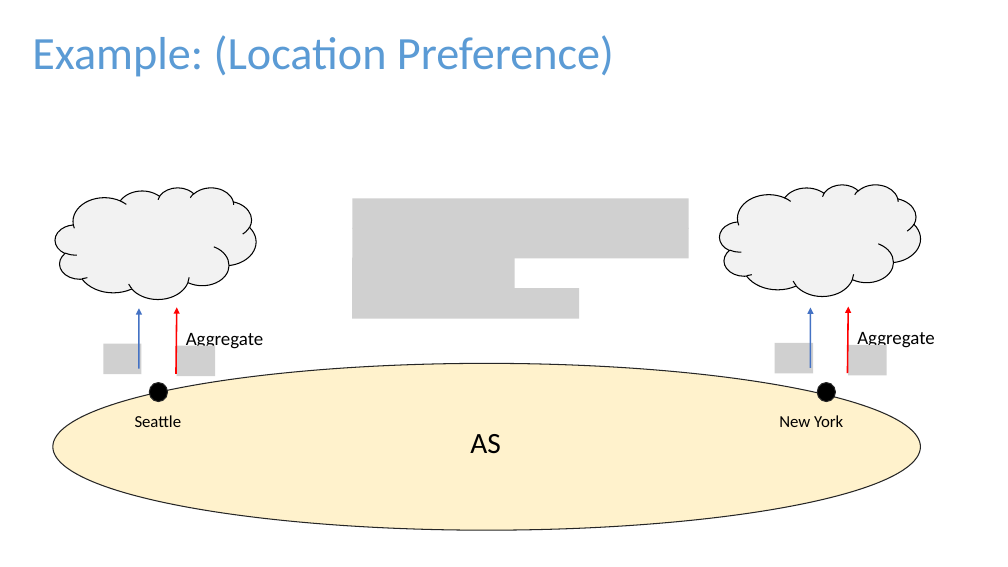
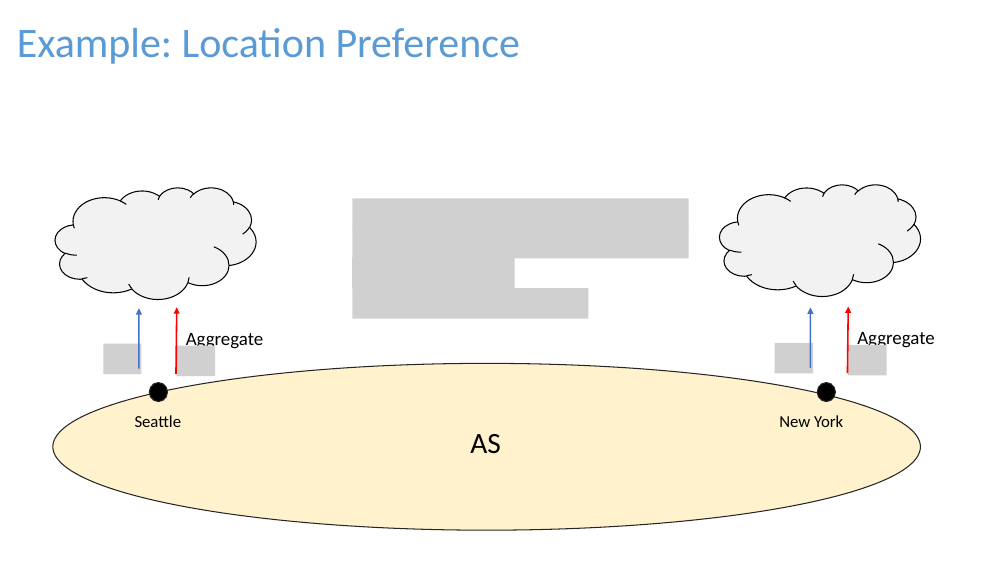
Before and after one commit to rabeckett/propane, a slide deck: slide 9 of notes/demo/Properties.pptx (slide 10 before the commit). Drawn at 1008x567 pixels with LibreOffice and Linux fonts; fonts in the diff are those of the drawing; grey boxes stand for pictures. Boxes give left, top, right and bottom in pixels: in the first picture for what was removed or moved away, otherwise in the second. Text is boxed around its words. In the diff, an @@ line names an element or a change of style, - is before the commit and + after.

```diff
--- a/notes/demo/Properties.pptx
+++ b/notes/demo/Properties.pptx
@@ text "Example: Location Preference" at bbox=[17, 28, 520, 64]: vertical alignment middle to bottom @@
@@ text at bbox=[17, 28, 520, 64]: text changed; size 44 to 40 pt @@
-Example: (Location Preference)
+Example: Location Preference
@@ picture: place and size @@
-picture at bbox=[352, 288, 579, 318]
+picture at bbox=[352, 288, 588, 318]
```
Also in this commit, not shown: 7 other slides changed, 4 slides added, 3 slides removed, 16 other files.
